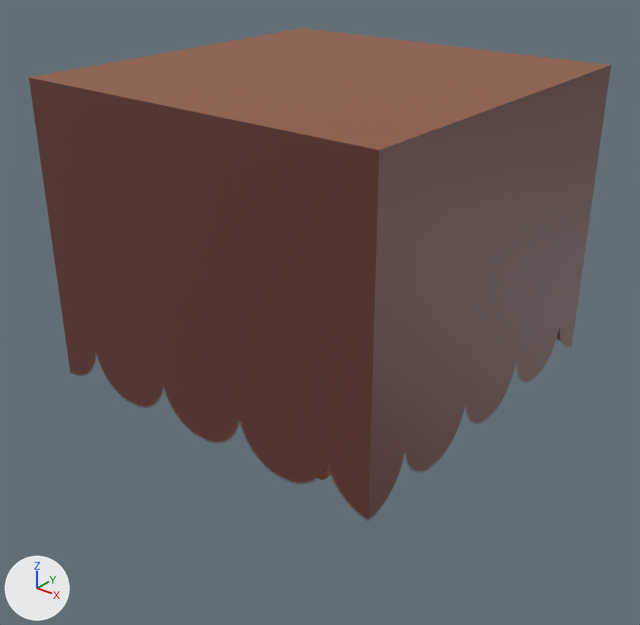
Renders of the FBX model Adventure in the medicine land/Assets/Tiny Trees All Season/Models/Bushes/Bushes 1/Bushes Autumn/Bush 2.fbx from each side of a commit.
Both versions are drawn from a 50 mm camera at (0.828, -1.032, 0.946) aimed at (0.019, -0.021, 0.319). The axes (+X, +Y, +Z) are drawn at lower left. The lights are the same throughout. Where no turn or scale is listed for an object, it has been applied to the vertices.

Before the edit, the objects in view are built like this:
```python
mat_trees_colors = principled_material('Trees_Colors')
mat_trees_colors.texture = img_treesbushgrass_colors_png  # with its transparency
me_mesh = bpy.data.meshes.new('Mesh')
me_mesh.from_pydata(...)  # 24 vertices, 26 faces; spans x -0.05..0.05, y -0.05..0.05, z -0.125..0.515
me_mesh.materials.append(mat_trees_colors)  # picture img_treesbushgrass_colors_png
me_mesh_001 = bpy.data.meshes.new('Mesh.001')
me_mesh_001.from_pydata(...)  # 8 vertices, 5 faces; spans x -0.3..0.3, y -0.3..0.3, z -0.3..0.3
me_mesh_001.materials.append(mat_trees_colors)  # picture img_treesbushgrass_colors_png
ob_bush_1 = bpy.data.objects.new('Bush_1', me_mesh_001)
ob_bush_1.location = (0.02, 0.0, 0.4)
ob_trunk = bpy.data.objects.new('Trunk', me_mesh)
ob_trunk.location = (0.0, 0.0, 0.13)
```
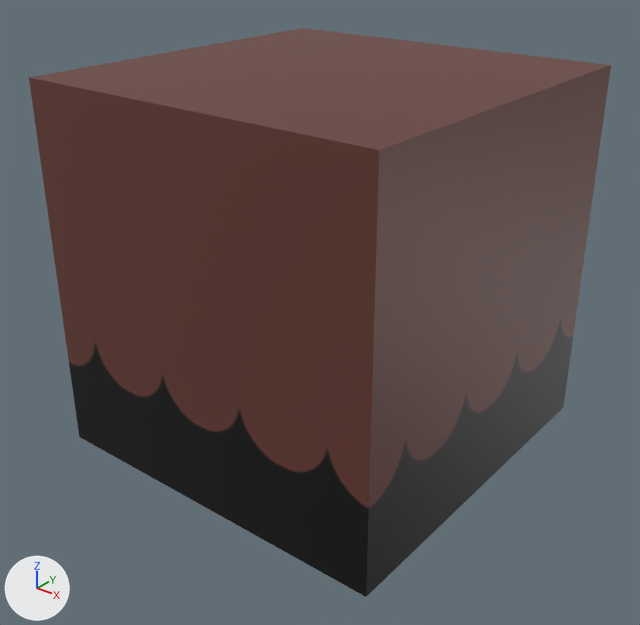
Patch to the scene script:
```diff
--- a/Adventure in the medicine land/Assets/Tiny Trees All Season/Models/Bushes/Bushes 1/Bushes Autumn/Bush 2.fbx.py
+++ b/Adventure in the medicine land/Assets/Tiny Trees All Season/Models/Bushes/Bushes 1/Bushes Autumn/Bush 2.fbx.py
@@ mat_trees_colors @@
 mat_trees_colors = principled_material('Trees_Colors')
-mat_trees_colors.texture = img_treesbushgrass_colors_png  # with its transparency
+mat_trees_colors.texture = img_treesbushgrass_colors_png
@@ me_mesh_001 @@
 me_mesh_001.from_pydata(...)  # 8 vertices, 5 faces; spans x -0.3..0.3, y -0.3..0.3, z -0.3..0.3
 # used by ob_bush_1; location = (0.02, 0.0, 0.4)
+# me_mesh_001 part 1: texture (UV) coordinates of 5 of 5 faces, centred in x -0.3..0.3, y -0.3..0.3, z 0.0..0.3, changed; they spanned u 0.27..0.71, v 0.4..0.85 and now span u 0.02..0.71, v 0.4..0.85
 me_mesh_001.materials.append(mat_trees_colors)
```

Pixel boxes [x1, y1, x2, y2] of what changed, in the pictures (640 x 625 px):
'Bush_1', surface changed: [29, 28, 611, 597] in both
'Trunk', surface changed: [318, 463, 331, 480] in both
part 1 of me_mesh_001, surface changed: before [29, 28, 611, 521]; after [29, 28, 611, 597]
